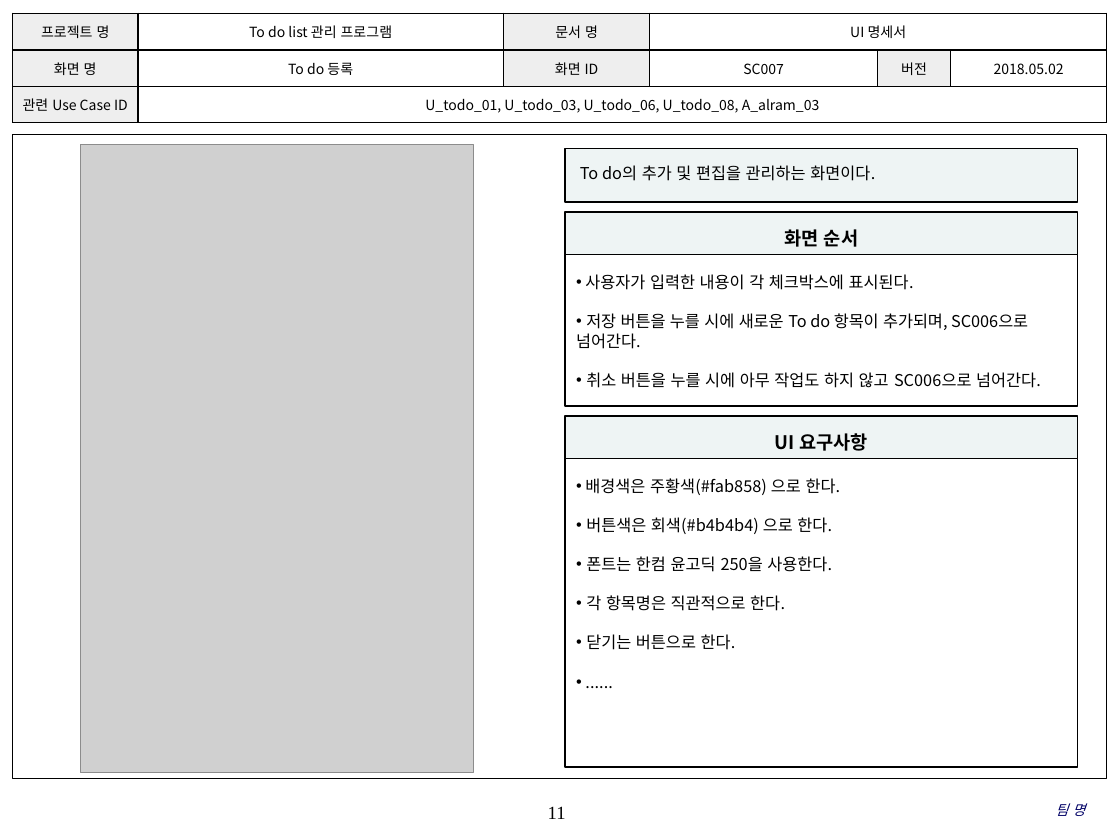
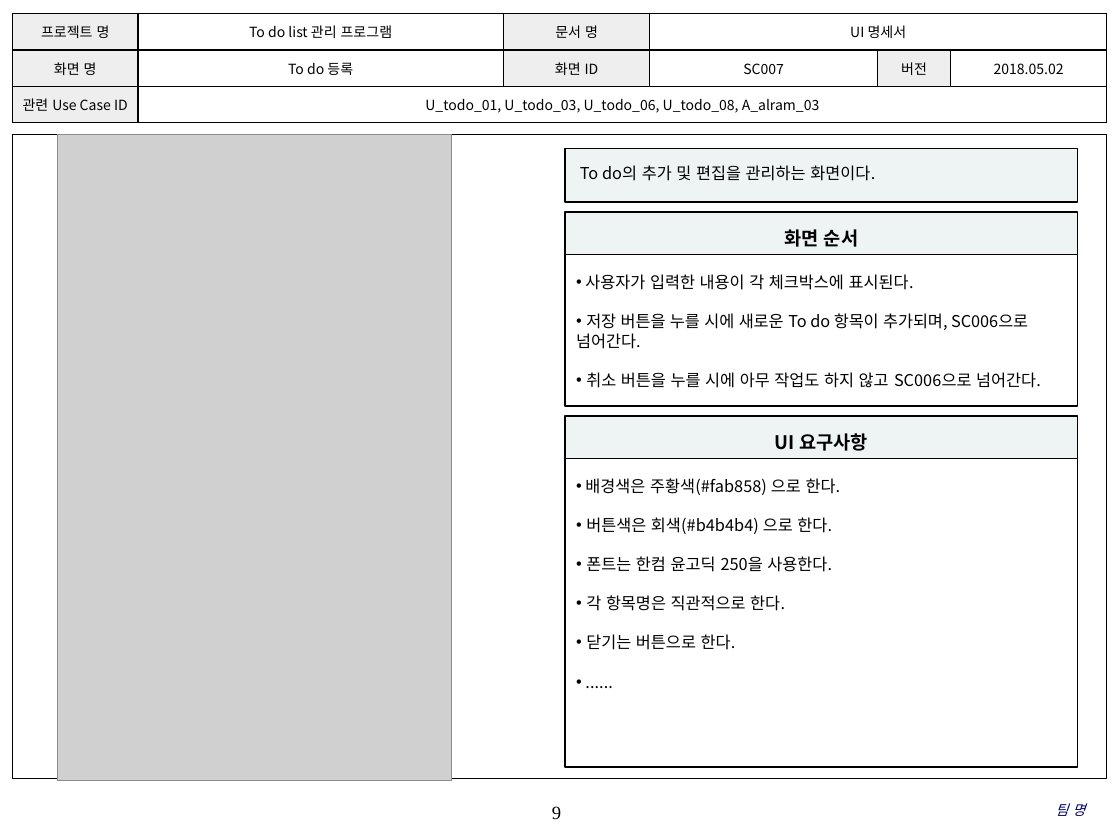
Before and after one commit to SMU-SE-Admin/18-1_5_COSIGN_Doc, a slide deck: slide 9 of 03 설계/UI Design Template - Cosign V1.1.3.pptx (slide 11 before the commit). Drawn at 1120x840 pixels with LibreOffice and Linux fonts; fonts in the diff are those of the drawing; grey boxes stand for pictures; background and template pictures are left out. Boxes give left, top, right and bottom in pixels: in the first picture for what was removed or moved away, otherwise in the second. Text is boxed around its words. In the diff, an @@ line names an element or a change of style, - is before the commit and + after.

```diff
--- a/03 설계/UI Design Template - Cosign V1.1.3.pptx
+++ b/03 설계/UI Design Template - Cosign V1.1.3.pptx
@@ picture: place and size @@
-picture at box(81, 144, 474, 773)
+picture at box(57, 134, 451, 781)
@@ page number at box(552, 806, 561, 820): text changed @@
-11
+9
```
Also in this commit, not shown: 5 other slides changed, 10 slides removed.
